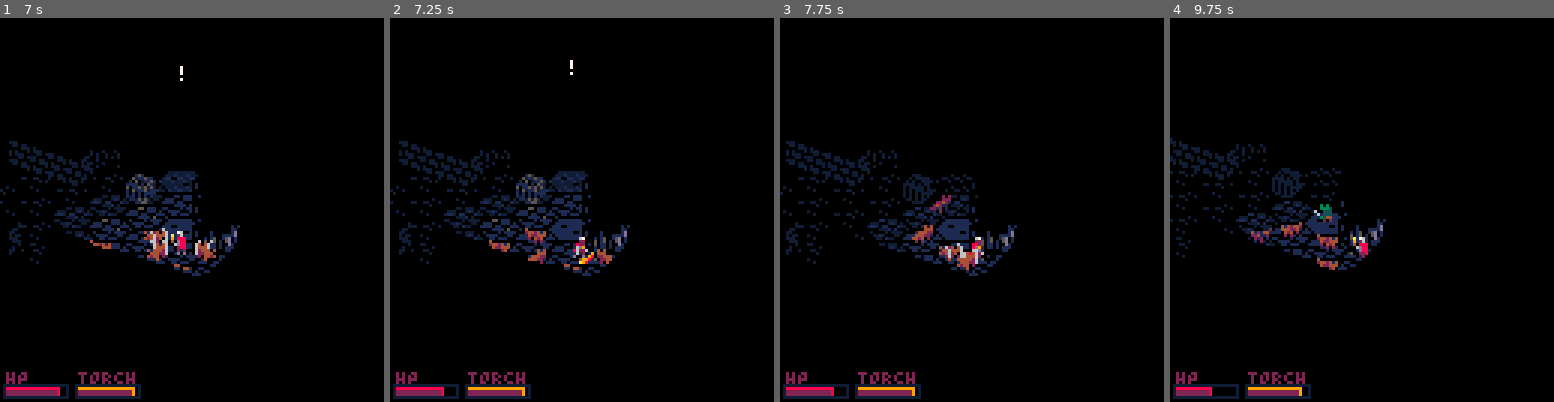
Above: before the commit, frames 1-4 (left to right).
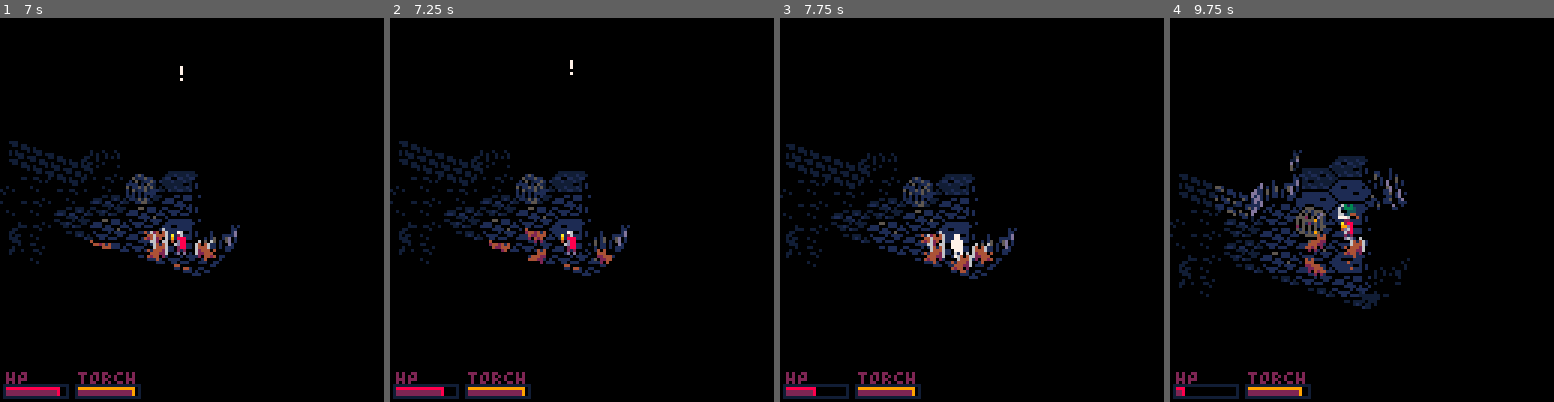
Above: after the commit, the same moments.

Repository: Woflox/intoruins
Game: PICO-8 cartridge cavedunj.p8
The game is run twice, just before and just after one commit, with the same random seed, the same clock (stepped at 60 frames per second) and the same inputs.
Inputs:
- Up to frame 1 (7 s): tap O (Z key) at 0.33, 0.7, 1.43, 2.22, 3.1, 3.98, 4.87, 5.75, 6.63 s; tap X (X key) at 1.07, 2.07, 2.4, 2.73, 3.07, 3.4, 3.73, 4.07, 4.4, 4.73, 5.07, 5.4, 5.73, 6.07, 6.4, 6.73 s; hold Left 1.97-2.37 s; hold Down 2.42-2.82 s; hold Right 2.87-3.53 s; hold Up 3.58-4.08 s; hold Right 4.13-4.53 s; hold Down 4.58-5.08 s; hold Left 5.13-5.8 s; hold Up 5.85-6.18 s; hold Left 6.23-6.63 s; hold Down from 6.68 s (still down)
- Up to frame 2 (7.25 s): tap X (X key) at 7.07 s; release Down at 7.08 s; hold Right from 7.13 s (still down)
- Up to frame 3 (7.75 s): keep holding Right; tap X (X key) at 7.4, 7.73 s; tap O (Z key) at 7.52 s
- Up to frame 4 (9.75 s): release Right at 7.8 s; hold Up 7.85-8.35 s; tap X (X key) every 0.33 s from 8.07 to 9.73 s; hold Right 8.4-8.8 s; tap O (Z key) at 8.4, 9.28 s; hold Down 8.85-9.35 s; hold Left from 9.4 s (still down)

Frame 1 is identical in both runs. In frame 2, 0.3% of the frame differs, in the area x 44-54%, y 55-65%; in frame 3, 6.7%; in frame 4, 9.9%, in the area x 0-63%, y 31-99%.

Commit message:
ability to render items/effects WIP

Diff:
--- a/cavedunj.p8
+++ b/cavedunj.p8
@@ -1,7 +1,7 @@
 pico-8 cartridge // http://www.pico-8.com
 version 36
 __lua__
---game loop
+--
 
 function _init()
 assigntable(_ENV,
@@ -464,8 +464,8 @@
 										flp)
 end
 
-function drawent(tl)
- local ent = tl.ent
+function drawent(tl,entvar)
+	local ent = tl[entvar]
 	if ent and (vistoplayer(tl) or
 	   (ent.lasttl and
 	   vistoplayer(ent.lasttl)))
@@ -504,6 +504,12 @@
 		end
 		ent.lasttl=nil
 	end
+end
+
+function drawents(tl)
+	drawent(tl,"item")
+ drawent(tl,"ent")
+ drawent(tl,"effect")
 end
 
 function drawmap()
@@ -595,7 +601,7 @@
 		uprtl=getadjtl(pos,3)
 		if uprtl and
 					navigable(uprtl,true) then
-			drawcall(drawent,{uprtl})
+			drawcall(drawents,{uprtl})
 		end
 	end)
 end
@@ -1846,9 +1852,9 @@
 ffffffffffffffffffffff0000fffffffffffffff000ffffffffffffffffffffffffffffffffffffffffffffffffffffffff042222242fffffffffffffffffff
 fffffffffffffffffffffffffffffffffffff0bbb00fffffffff3ffffffb3f33fff000110111ffffffffffffffffffffffff150000050ffffff000550111ffff
 fffffffffffffffffffffffffffffffffff10bbbbbbbf1fff33ff3fff0b0f3ffff011d005111f10fffffffffffffffffffff005222202fffff0111000111f10f
-ffffffffffffffffffffff0fff0fffffff10b11bbbbd111ffff3ff3f33ff3ffff01150dd1d5015d0ffffffffffff3fffffff050000050ffff011110110001110
-1ffffffffffffffffffffffff0fffffffff055511b5dffffffff3f3fff3fbfff00005550050d0000fffffffffff3ffffffff042222240fff0000001111050001
-fffffffffff1ffffffff0ff0ff00fffff01055155d501100fffffbfbffb00ffff011000050050100fffff3fffff3ffffffff021000100ffff001000010111100
+ffffffffffffffffffffff0ff00fffffff10b11bbbbd111ffff3ff3f33ff3ffff01150dd1d5015d0ffffffffffff3fffffff050000050ffff011110110001110
+1ffffffffffffffffffffff0f5fffffffff055511b5dffffffff3f3fff3fbfff00005550050d0000fffffffffff3ffffffff042222240fff0000001111050001
+fffffffffff1ffffffff0ff50f00fffff01055155d501100fffffbfbffb00ffff011000050050100fffff3fffff3ffffffff021000100ffff001000010111100
 fffff1ffffffffffffffff00ffffffffff0000155d01100fffff0b0bfbffffffff0011510050500fffffff3ffff3ffffffff042222242fffff0011110001100f
 fffffffffffffffffffffffffffffffffff00100001000fffffffffbfffffffffff00150110005fffff3ff3f3ff3f3ffffff050000020ffffff00110111000ff
 fffffffffffffffffffffffffffffffffffffffffffffffffffffffff3ffffffffff666666666fffffff3f3f3f3ff3ffffffffffff505ffffffffff5ffffffff
